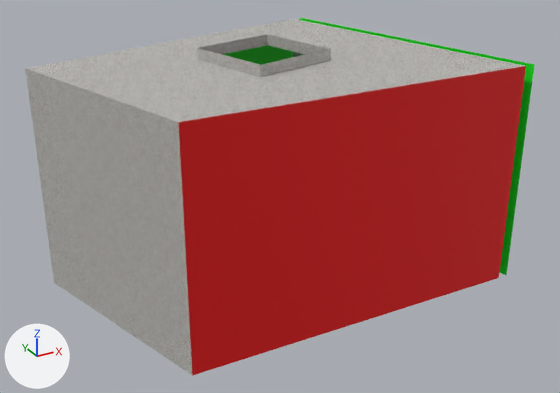
The FBX model Exports/Room2.fbx: old version first, new version second.
Rendered twice from a 50 mm camera at (-3.85, -7.14, 4.53) aimed at (0.09, 0.01, 0.96). The axes (+X, +Y, +Z) are drawn at lower left. The lights are the same throughout. Where no turn or scale is listed for an object, it has been applied to the vertices.

Names of what the first picture shows: 'Room2'.
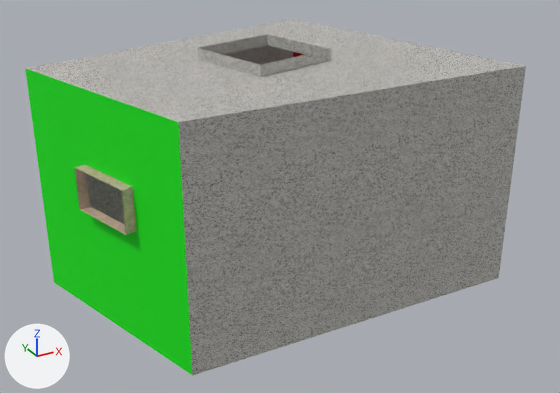
Commit message: updated room 2

Pixel boxes (x1, y1, x2, y2) of what changed, in the pictures (560 x 393 px):
'Room2', reshaped
    before: (25, 18, 535, 376)
    after: (25, 19, 526, 376)
part 1 of me_plane, built on
    both: (25, 68, 192, 375)
part 2 of me_plane, cut back
    before: (293, 18, 535, 275)
    after: (293, 52, 306, 57)
part 3 of me_plane, surface changed
    both: (26, 20, 524, 122)
part 4 of me_plane, recoloured (red to grey)
    both: (179, 66, 526, 376)
part 5 of me_plane, recoloured (green to grey)
    before: (222, 45, 293, 65)
    after: (87, 45, 293, 225)

Edits to the bpy script that builds the scene:
```text
Change me_plane:
    used by ob_room2; location = (0.0, 0.0, 0.0)
    remove me_plane.from_pydata(...)  # 28 vertices, 24 faces; spans x -2.36..2.32, y -1.43..1.96, z 0.03..2.66
    add me_plane.from_pydata(...)  # 24 vertices, 20 faces; spans x -2.36..2.2, y -1.43..1.93, z 0.03..2.66
    me_plane part 1
    1 face is deleted
    8 vertices are added at x -2.2..-1.86, y -0.75..0.05, z 1.29..1.74
    4 new faces join them, mat_floormat
    4 new faces join them, mat_greenwalls (green #00e709)
    me_plane part 2
    12 vertices are removed from x 1.47..2.32, y -1.43..1.96, z 0.03..2.54
    12 faces are deleted
    1 new face joins them, mat_redwalls (red #e70002)
    me_plane part 3: 11 kept faces spanning x -2.36..2.2, y -1.43..1.93, z 0.03..2.66 get new texture (UV) coordinates
    me_plane part 4: 1 face spanning x -1.65..2.2, y -1.43, z 0.03..2.54 switches from mat_redwalls (red #e70002) to mat_stucco
    me_plane part 5: 1 face spanning x -2.36..1.35, y 0.96..1.93, z 0.03..2.54 switches from mat_greenwalls (green #00e709) to mat_stucco
```
